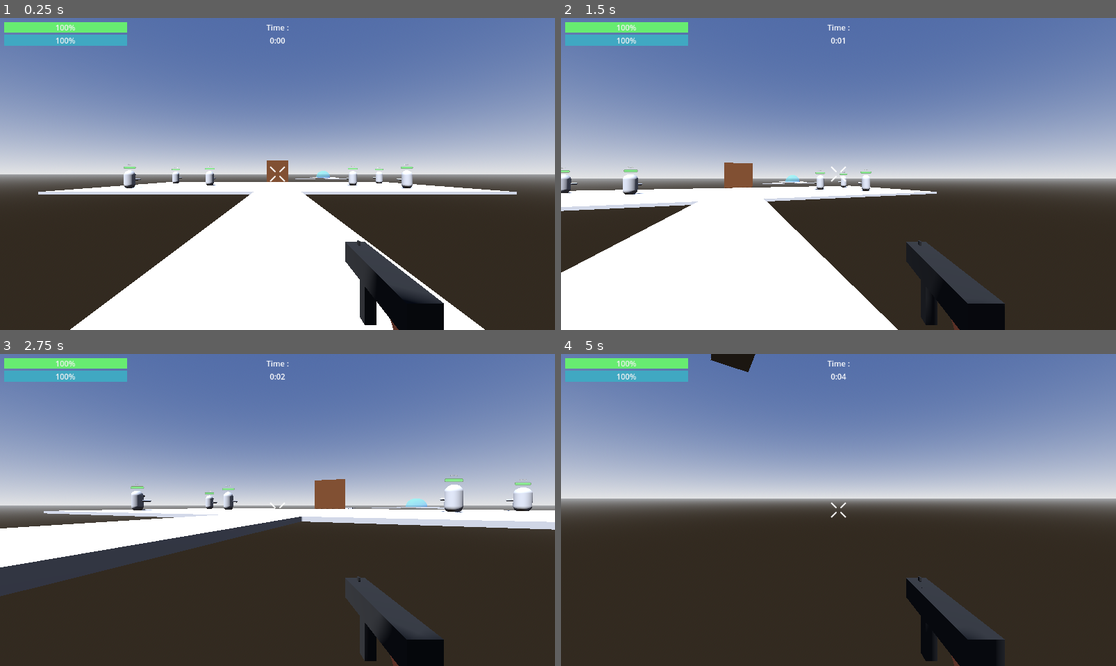
Above: before the commit, frames 1-4 (two rows, left to right).
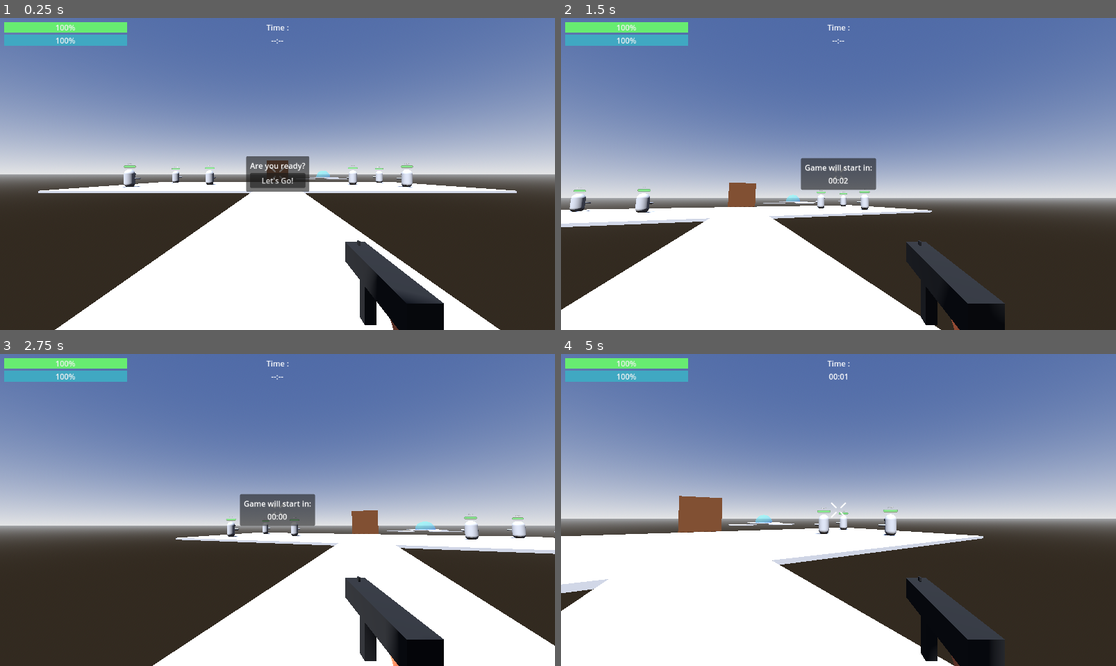
Above: after the commit, the same moments.

Repository: jonathaneeckhout/helpmegetout
Game: Godot game, scene res://scenes/main/main.tscn
Same seed, same stepped clock (60 frames per second), same inputs: the game is played once before the commit and once after it.
Inputs (mouse positions are in pixels of both pictures, inside the frame that each line leads up to):
- Up to frame 1 (0.25 s): no input
- Up to frame 2 (1.5 s): click (838, 180) at 0.5 s, where only the run after the commit has a clickable "Let's Go!"; tap Enter at 1.25 s; move the mouse to (866, 174) at 1.27 s; hold W (move_up) from 1.28 s (still down); click (866, 174) at 1.35 s
- Up to frame 3 (2.75 s): keep holding W (move_up); tap Space (jump) at 1.52, 2.27 s; move the mouse to (249, 510) at 2.02 s; click (249, 510) at 2.1 s
- Up to frame 4 (5 s): keep holding W (move_up); move the mouse to (849, 503) at 2.77 s; click (849, 503) at 2.85 s; move the mouse to (832, 516) at 3.52 s; click (832, 516) at 3.6 s; tap Space (jump) at 3.77, 4.52 s; move the mouse to (877, 513) at 4.27 s; click (877, 513) at 4.35 s

The runs differ from the first frame. In frame 1, 3.5% of the frame differs, in the area x 6-94%, y 6-100%; in frame 2, 26%; in frame 3, 41%; in frame 4, 47%, in the area x 0-100%, y 0-100%.

Commit message:
add game logic to wait until all ready

Diff:
--- a/classes/component.gd
+++ b/classes/component.gd
@@ -18,3 +18,13 @@
 
 	_component_list = parent
 	_component_list.register_component(self)
+
+
+static func disable_component(component: Component):
+	component.set_physics_process(false)
+	component.set_process_input(false)
+
+
+static func enable_component(component: Component):
+	component.set_physics_process(true)
+	component.set_process_input(true)
--- a/components/player/camera_component/camera_component.gd
+++ b/components/player/camera_component/camera_component.gd
@@ -8,11 +8,8 @@
 @export var mouse_sensitivity: float = 0.4
 
 
-# Called when the node enters the scene tree for the first time.
 func _ready():
 	super._ready()
-
-	Input.set_mouse_mode(Input.MOUSE_MODE_CAPTURED)
 
 
 # Handles mouse motion input to rotate the player and look up and down.
--- /dev/null
+++ b/components/player/game_component/game_component.gd
@@ -0,0 +1,37 @@
+class_name GameComponent
+extends Component
+
+@export var is_ready: bool = false
+
+@onready var _movement_component: MovementComponent = $"../MovementComponent"
+@onready var _camera_component: CameraComponent = $"../CameraComponent"
+@onready var _shoot_component: ShootComponent = $"../ShootComponent"
+
+
+func _ready():
+	super._ready()
+	Component.disable_component(_movement_component)
+	Component.disable_component(_camera_component)
+	Component.disable_component(_shoot_component)
+
+	Game.started.connect(_on_game_started)
+	Game.stopped.connect(_on_game_stopped)
+
+
+func set_ready():
+	Component.enable_component(_camera_component)
+
+	Input.set_mouse_mode(Input.MOUSE_MODE_CAPTURED)
+	is_ready = true
+	Game.set_player_ready()
+
+
+func _on_game_started():
+	Component.enable_component(_movement_component)
+	Component.enable_component(_shoot_component)
+
+
+func _on_game_stopped():
+	await get_tree().create_timer(1).timeout
+	Component.disable_component(_movement_component)
+	Component.disable_component(_shoot_component)
--- /dev/null
+++ b/components/player/game_component/game_component.tscn
@@ -0,0 +1,6 @@
+[gd_scene load_steps=2 format=3 uid="uid://b7a3gyosg3ymq"]
+
+[ext_resource type="Script" path="res://components/player/game_component/game_component.gd" id="1_2tbdp"]
+
+[node name="GameComponent" type="Node"]
+script = ExtResource("1_2tbdp")
--- a/scenes/main/main.gd
+++ b/scenes/main/main.gd
@@ -3,5 +3,5 @@
 
 func _ready():
 	Game.load_map($Cellar)
-	# TODO: for now just start timer, later have countdown timer
-	Game.start()
+	# # TODO: for now just start timer, later have countdown timer
+	# Game.start()
--- a/scenes/player/player.gd
+++ b/scenes/player/player.gd
@@ -2,7 +2,3 @@
 extends CharacterBody3D
 
 @onready var component_list: Node = $ComponentList
-
-
-func _ready():
-	pass
--- a/scenes/player/player.tscn
+++ b/scenes/player/player.tscn
@@ -8,8 +8,11 @@
 [ext_resource type="PackedScene" uid="uid://d3ly1esjdd1r1" path="res://components/common/health_component/health_component.tscn" id="5_3hhyr"]
 [ext_resource type="PackedScene" uid="uid://df5jua3phqvll" path="res://components/player/shoot_component/shoot_component.tscn" id="7_ey8pn"]
 [ext_resource type="Texture2D" uid="uid://c1ogk2rxk6l5m" path="res://assets/ui/crosshair/White/crosshair086.png" id="7_mpo11"]
+[ext_resource type="PackedScene" uid="uid://b7a3gyosg3ymq" path="res://components/player/game_component/game_component.tscn" id="8_dtqot"]
 [ext_resource type="PackedScene" uid="uid://drceddn00upe3" path="res://scenes/ui/player_meters/player_meters.tscn" id="9_yr32t"]
 [ext_resource type="PackedScene" uid="uid://d4kfshnaoajgu" path="res://scenes/ui/progress_bar/progress_bar.tscn" id="10_1r4me"]
+[ext_resource type="PackedScene" uid="uid://u0nm3k7omjhv" path="res://scenes/ui/ready_check_panel/ready_check_panel.tscn" id="11_64o2p"]
+[ext_resource type="PackedScene" uid="uid://bpb1e0apuapcw" path="res://scenes/ui/countdown_panel/countdown_panel.tscn" id="13_bxlm8"]
 
 [sub_resource type="CapsuleShape3D" id="CapsuleShape3D_4xs4g"]
 
@@ -72,6 +75,8 @@
 gun = NodePath("../../Head/Rifle")
 hit_scan_raycast = NodePath("../../Head/HitScan")
 
+[node name="GameComponent" parent="ComponentList" instance=ExtResource("8_dtqot")]
+
 [node name="UI" type="CanvasLayer" parent="."]
 
 [node name="CrossHair" type="TextureRect" parent="UI"]
@@ -115,3 +120,20 @@
 
 [node name="ProgressBar" parent="UI/TopMiddleMarginContainer" instance=ExtResource("10_1r4me")]
 layout_mode = 2
+
+[node name="ReadyCheckPanel" parent="UI" node_paths=PackedStringArray("game_component") instance=ExtResource("11_64o2p")]
+game_component = NodePath("../../ComponentList/GameComponent")
+
+[node name="CountdownPanel" parent="UI" instance=ExtResource("13_bxlm8")]
+visible = false
+anchors_preset = 8
+anchor_left = 0.5
+anchor_top = 0.5
+anchor_right = 0.5
+anchor_bottom = 0.5
+offset_left = -78.0
+offset_top = -33.0
+offset_right = 78.0
+offset_bottom = 33.0
+grow_horizontal = 2
+grow_vertical = 2
--- /dev/null
+++ b/scenes/ui/countdown_panel/countdown_panel.gd
@@ -0,0 +1,24 @@
+extends PanelContainer
+
+
+@onready var _time_label: Label = %TimeLabel
+
+func _ready():
+	set_process(false)
+	Game.countdown_started.connect(_on_countdown_started)
+	Game.countdown_stopped.connect(_on_countdown_stopped)
+
+
+func _process(_delta):
+	var time_left: float = Game.get_countdown_timer_timeleft()
+	_time_label.text = "%02d:%02d" % [floor(time_left / 60), int(time_left) % 60]
+
+
+func _on_countdown_started():
+	set_process(true)
+	show()
+
+
+func _on_countdown_stopped():
+	set_process(false)
+	hide()
--- /dev/null
+++ b/scenes/ui/countdown_panel/countdown_panel.tscn
@@ -0,0 +1,25 @@
+[gd_scene load_steps=2 format=3 uid="uid://bpb1e0apuapcw"]
+
+[ext_resource type="Script" path="res://scenes/ui/countdown_panel/countdown_panel.gd" id="1_xljlg"]
+
+[node name="CountdownPanel" type="PanelContainer"]
+script = ExtResource("1_xljlg")
+
+[node name="MarginContainer" type="MarginContainer" parent="."]
+layout_mode = 2
+theme_override_constants/margin_left = 8
+theme_override_constants/margin_top = 8
+theme_override_constants/margin_right = 8
+theme_override_constants/margin_bottom = 8
+
+[node name="VBoxContainer" type="VBoxContainer" parent="MarginContainer"]
+layout_mode = 2
+
+[node name="Label" type="Label" parent="MarginContainer/VBoxContainer"]
+layout_mode = 2
+text = "Game will start in:"
+
+[node name="TimeLabel" type="Label" parent="MarginContainer/VBoxContainer"]
+unique_name_in_owner = true
+layout_mode = 2
+horizontal_alignment = 1
--- a/scenes/ui/progress_bar/progress_bar.gd
+++ b/scenes/ui/progress_bar/progress_bar.gd
@@ -7,4 +7,4 @@
 	if not Game.is_running:
 		return
 
-	_time_label.text = ("%d:%02d" % [floor(Game.time_passed / 60), int(Game.time_passed) % 60])
+	_time_label.text = ("%02d:%02d" % [floor(Game.time_passed / 60), int(Game.time_passed) % 60])
--- a/scenes/ui/progress_bar/progress_bar.tscn
+++ b/scenes/ui/progress_bar/progress_bar.tscn
@@ -15,5 +15,5 @@
 [node name="TimeLabel" type="Label" parent="."]
 unique_name_in_owner = true
 layout_mode = 2
-text = "11:11"
+text = "--:--"
 horizontal_alignment = 1
--- /dev/null
+++ b/scenes/ui/ready_check_panel/ready_check_panel.gd
@@ -0,0 +1,14 @@
+extends PanelContainer
+
+@export var game_component: GameComponent = null
+
+@onready var _ready_button: Button = %ReadyButton
+
+
+func _ready():
+	_ready_button.pressed.connect(_on_ready_pressed)
+
+
+func _on_ready_pressed():
+	hide()
+	game_component.set_ready()
--- /dev/null
+++ b/scenes/ui/ready_check_panel/ready_check_panel.tscn
@@ -0,0 +1,36 @@
+[gd_scene load_steps=2 format=3 uid="uid://u0nm3k7omjhv"]
+
+[ext_resource type="Script" path="res://scenes/ui/ready_check_panel/ready_check_panel.gd" id="1_37c5j"]
+
+[node name="ReadyCheckPanel" type="PanelContainer"]
+anchors_preset = 8
+anchor_left = 0.5
+anchor_top = 0.5
+anchor_right = 0.5
+anchor_bottom = 0.5
+offset_left = -20.0
+offset_top = -20.0
+offset_right = 20.0
+offset_bottom = 20.0
+grow_horizontal = 2
+grow_vertical = 2
+script = ExtResource("1_37c5j")
+
+[node name="MarginContainer" type="MarginContainer" parent="."]
+layout_mode = 2
+theme_override_constants/margin_left = 8
+theme_override_constants/margin_top = 8
+theme_override_constants/margin_right = 8
+theme_override_constants/margin_bottom = 8
+
+[node name="VBoxContainer" type="VBoxContainer" parent="MarginContainer"]
+layout_mode = 2
+
+[node name="Label" type="Label" parent="MarginContainer/VBoxContainer"]
+layout_mode = 2
+text = "Are you ready?"
+
+[node name="ReadyButton" type="Button" parent="MarginContainer/VBoxContainer"]
+unique_name_in_owner = true
+layout_mode = 2
+text = "Let's Go!"
--- a/scripts/singletons/game.gd
+++ b/scripts/singletons/game.gd
@@ -1,11 +1,29 @@
 extends Node
 
+signal countdown_started
+signal countdown_stopped
+signal started
+signal stopped
 signal finished(time: float)
+
+const COUNTDOWN_TIME: float = 3.0
 
 var time_passed: float = 0.0
 var is_running: bool = false
 
 var _map: Map = null
+var _players_ready: int = 0
+
+var _countdown_timer: Timer = null
+
+
+func _ready():
+	_countdown_timer = Timer.new()
+	_countdown_timer.name = "CountdownTimer"
+	_countdown_timer.autostart = false
+	_countdown_timer.one_shot = true
+	_countdown_timer.timeout.connect(_on_countdown_timer_timeout)
+	add_child(_countdown_timer)
 
 
 func start() -> bool:
@@ -14,7 +32,10 @@
 		return false
 
 	time_passed = 0.0
-	is_running = true
+	_players_ready = 0
+
+	_countdown_timer.start(COUNTDOWN_TIME)
+	countdown_started.emit()
 
 	return true
 
@@ -25,6 +46,8 @@
 		return false
 
 	is_running = false
+
+	stopped.emit()
 	return true
 
 
@@ -40,6 +63,17 @@
 	return _map
 
 
+func get_countdown_timer_timeleft() -> float:
+	return _countdown_timer.time_left
+
+
+func set_player_ready():
+	_players_ready += 1
+	if _players_ready == _map.players.get_child_count():
+		GodotLogger.info("Starting the game with %d player('s)" % _players_ready)
+		start()
+
+
 func _physics_process(delta: float):
 	if is_running:
 		time_passed += delta
@@ -49,3 +83,9 @@
 	if is_running:
 		stop()
 		finished.emit(time_passed)
+
+
+func _on_countdown_timer_timeout():
+	is_running = true
+	countdown_stopped.emit()
+	started.emit()
Not shown: 1 places in scenes/player/player.tscn that only renumber resources
